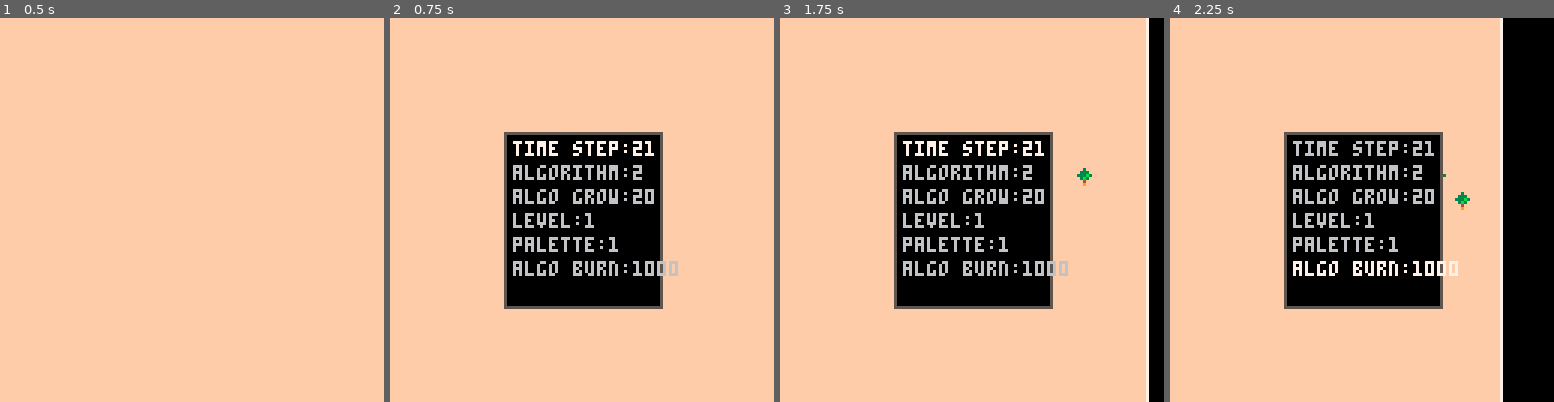
Above: before the commit, frames 1-4 (left to right).
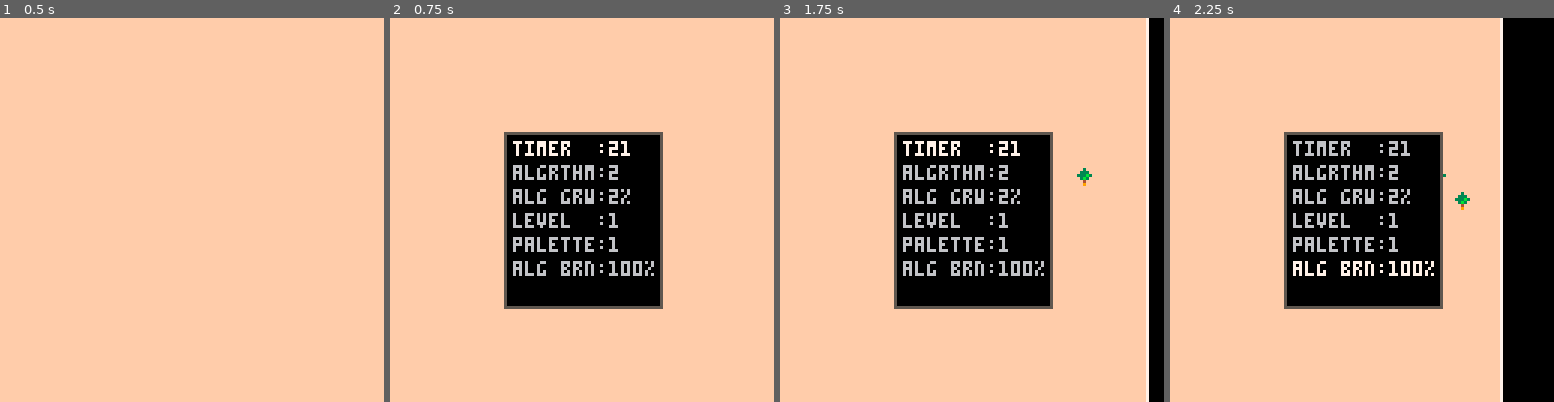
Above: after the commit, the same moments.

Repository: arnodick/castle
Game: PICO-8 cartridge forestfire.p8
The game is run twice, just before and just after one commit, with the same random seed, the same clock (stepped at 60 frames per second) and the same inputs.
Inputs:
- Up to frame 1 (0.5 s): tap X (X key) at 0.33 s
- Up to frame 2 (0.75 s): tap O (Z key) at 0.7 s
- Up to frame 3 (1.75 s): tap X (X key) at 1.07 s; hold Right from 1.6 s (still down); tap O (Z key) at 1.7 s
- Up to frame 4 (2.25 s): tap X (X key) at 1.85 s; release Right at 2.1 s; tap O (Z key) at 2.1 s; hold Up from 2.15 s (still down)

Frame 1 is identical in both runs. In frame 2, 2.1% of the frame differs, in the area x 41-75%, y 32-68%; in frame 3, 2.1%; in frame 4, 2.1%.

Commit message:
borring menu and settings shit DONE

Diff:
--- a/forestfire.p8
+++ b/forestfire.p8
@@ -66,25 +66,8 @@
 	for a=0,#settings[m.t-1] do
 		local col=6
 		if a==m.sel then col=7 end
-		print(settings[m.t-1][a][1]..settings[m.t-1][a][2],m.x+cam[1]+m.b,m.y+cam[2]+m.b+a*cellh,col)
-	end
---	if     m.t==1 then
---		for a=0,#m.me do
---			local col=6
---			if a==m.sel then col=7 end
---			print(stitles[a]..m.me[a],m.x+cam[1]+m.b,m.y+cam[2]+m.b+a*cellh,col)
---		end
---	elseif m.t==2 then
---		for a=0,#m.me do
---			local col=6
---			if a==m.sel then col=7 end
---			print(titles[a]..(m.me[a]/10).."%",m.x+cam[1]+m.b,m.y+cam[2]+m.b+a*cellh,col)
---		end
---	end
-end
-
-function sendtomenu(m,me)
-	m.me=me
+		print(settings[m.t-1][a][1]..settings[m.t-1][a][2]/settings[m.t-1][a][5]..settings[m.t-1][a][6],m.x+cam[1]+m.b,m.y+cam[2]+m.b+a*cellh,col)
+	end
 end
 
 function controlmenu(m)
@@ -95,27 +78,19 @@
 
 	local ms=1
 	if btn(4) then ms=10 end
-
-	if m.t==2 then
-		if     btnp(0) then settings[1][m.sel][2]-=ms
-		elseif btnp(1) then settings[1][m.sel][2]+=ms
-		end
-		settings[1][m.sel][2]=clampoverflow(settings[1][m.sel][2],0,1000)
-	elseif m.t==1 then
-		if     btnp(0) then settings[0][m.sel][2]-=ms
-		elseif btnp(1) then settings[0][m.sel][2]+=ms
-		end
-		settings[0][m.sel][2]=clampoverflow(settings[0][m.sel][2],0,1000)
+	if     btnp(0) then settings[m.t-1][m.sel][2]-=ms
+	elseif btnp(1) then settings[m.t-1][m.sel][2]+=ms
+	end
+	settings[m.t-1][m.sel][2]=clampoverflow(settings[m.t-1][m.sel][2],settings[m.t-1][m.sel][3],settings[m.t-1][m.sel][4])
+
+	if m.t==1 then
 		if m.sel==3 then
-		--todo
-			reload(0,(settings[0][3][2]*16)*32,476)
+			reload(0,settings[0][3][2]*512,476)
 			pal()
 		end
 	end
-	if btnp(4) then
-		if m.t==1 then
-		end
-	elseif btnp(5) then
+
+	if btnp(5) then
 		menus={}
 	end
 end
@@ -214,24 +189,24 @@
 		settings[0][a]={}
 	end
 	--general settings
-	settings[0][0]={"time step:",21,  0,60}
-	settings[0][1]={"algorithm:",2   ,0,2}
-	settings[0][2]={"algo grow:",20  ,0,1000}--algo grow
-	settings[0][3]={"level:"    ,1   ,1,4}
-	settings[0][4]={"palette:"  ,1   ,1,2}
-	settings[0][5]={"algo burn:",1000,0,1000}--algo burn
+	settings[0][0]={"timer  :",21,  0,60  ,1 ,""}
+	settings[0][1]={"algrthm:",2   ,0,2   ,1 ,""}
+	settings[0][2]={"alg grw:",20  ,0,1000,10,"%"}--algo grow
+	settings[0][3]={"level  :"    ,1   ,1,4   ,1 ,""}
+	settings[0][4]={"palette:"  ,1   ,1,2   ,1 ,""}
+	settings[0][5]={"alg brn:",1000,0,1000,10,"%"}--algo burn
 
 	for a=0,6 do
 		settings[1][a]={}
 	end
 	--probability settings
-	settings[1][0]={"sprout: ",2     ,0,1000}
-	settings[1][1]={"grow  : ",100   ,0,1000}
-	settings[1][2]={"ignite: ",3     ,0,1000}
-	settings[1][3]={"bern  : ",1000  ,0,1000}
-	settings[1][4]={"exting: ",1000  ,0,1000}
-	settings[1][5]={"decomp: ",200   ,0,1000}
-	settings[1][6]={"disapp: ",200   ,0,1000}
+	settings[1][0]={"sprout: ",2     ,0,1000,10,"%"}
+	settings[1][1]={"grow  : ",100   ,0,1000,10,"%"}
+	settings[1][2]={"ignite: ",3     ,0,1000,10,"%"}
+	settings[1][3]={"bern  : ",1000  ,0,1000,10,"%"}
+	settings[1][4]={"exting: ",1000  ,0,1000,10,"%"}
+	settings[1][5]={"decomp: ",200   ,0,1000,10,"%"}
+	settings[1][6]={"disapp: ",200   ,0,1000,10,"%"}
 
 	if s==1 then
 		music(0)
@@ -287,7 +262,6 @@
 			if btnp(4) then
 				makemenu(1,38,38,52,58,3)
 --				makemenu(1,5,6,52,50,3)--64x64 mode
-				sendtomenu(menus[1],settings)
 
 --				pal(3,rndint(15))
 --				pal(4,rndint(15))
@@ -299,7 +273,6 @@
 --				reload(0x0000,0x0000,0x00f0)
 				makemenu(2,38,38,52,58,3)
 --				makemenu(2,5,6,52,50,3)--64x64 mode
---				sendtomenu(menus[1],probs)
 			end
 		else
 			foreach(menus,controlmenu)
